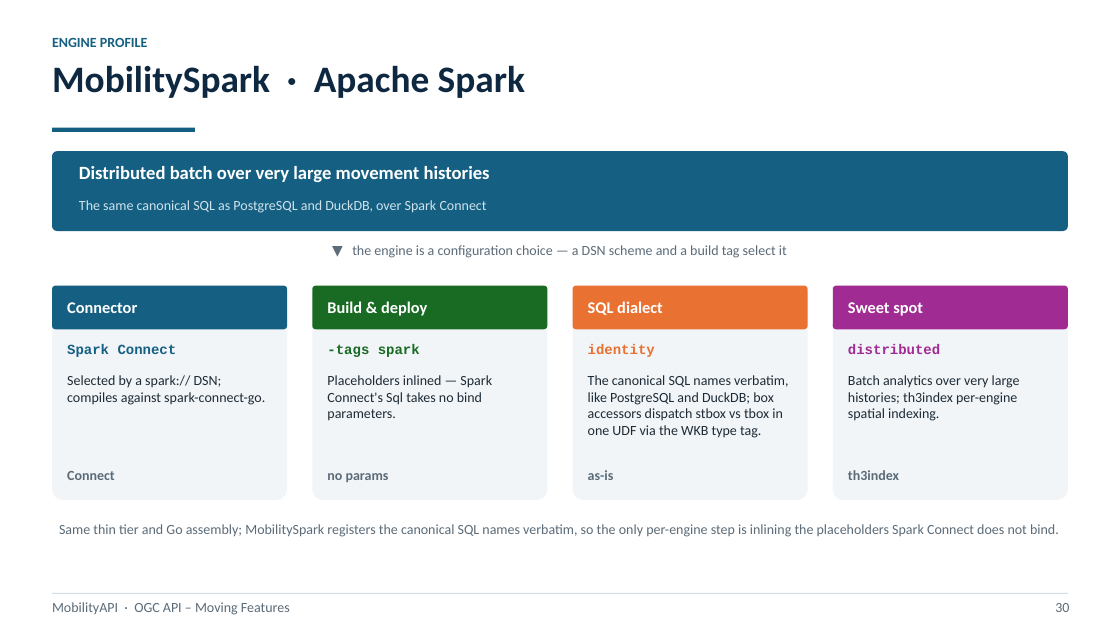
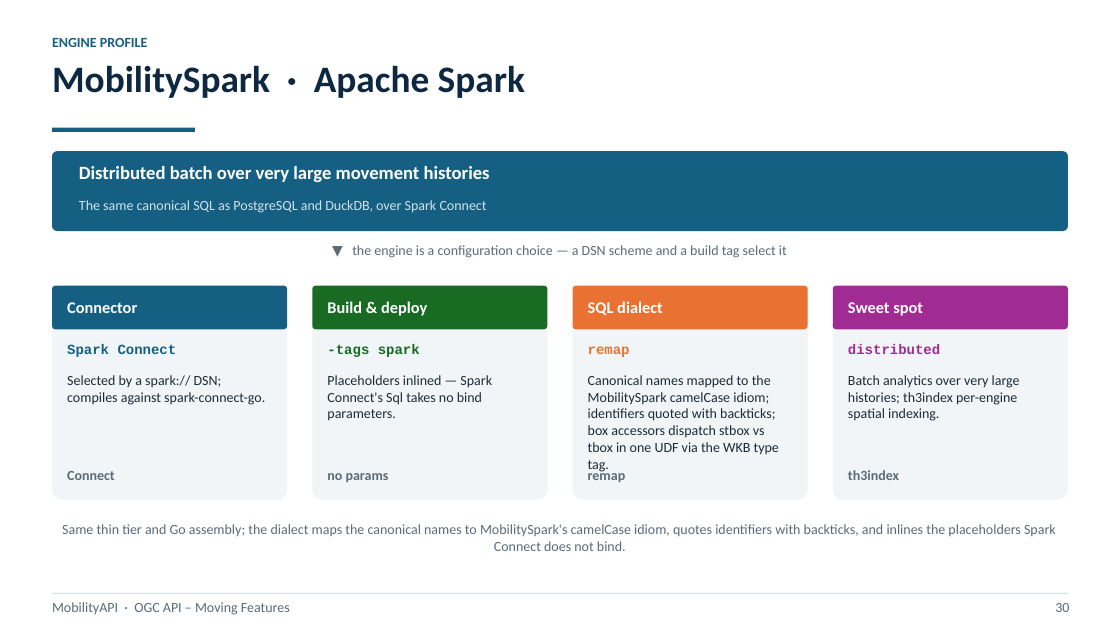
Before and after one commit to MobilityDB/MobilityAPI, a slide deck: slide 30 of MobilityAPI.pptx. Drawn at 1120x630 pixels with LibreOffice and Linux fonts; fonts in the diff are those of the drawing. Boxes give left, top, right and bottom in pixels: in the first picture for what was removed or moved away, otherwise in the second. Text is boxed around its words. In the diff, an @@ line names an element or a change of style, - is before the commit and + after.

Commit message:
Add the MobilitySpark benchmark and live Spark Connect serve to the deck
Add a MobilitySpark evidence slide: GET /collections served through the Go tier
over a Spark Connect server reading the staged ships collection, and the
BerlinMOD common-basis batch benchmark (th3index prefilter, no native indexes,
500 trips) — MobilityDB 243 s versus Spark 795 s, the H3 cell computed once in
the dataset and reused by every engine. Correct the MobilitySpark engine-profile
dialect to the camelCase remap with backtick identifier quoting and inlined
placeholders the Spark Connect backend applies.

```diff
--- a/MobilityAPI.pptx
+++ b/MobilityAPI.pptx
@@ text at <box>588,346,630,357</box>: text changed @@
-identity
+remap
@@ text at <box>588,375,779,455</box>: text changed @@
-The canonical SQL names verbatim, like PostgreSQL and DuckDB; box accessors dispatch stbox vs tbox in one UDF via the WKB type tag.
+Canonical names mapped to the MobilitySpark camelCase idiom; identifiers quoted with backticks; box accessors dispatch stbox vs tbox in one UDF via the WKB type tag.
@@ text at <box>588,468,626,482</box>: text changed @@
-as-is
+remap
@@ text at <box>62,524,1056,551</box>: text changed @@
-Same thin tier and Go assembly; MobilitySpark registers the canonical SQL names verbatim, so the only per-engine step is inlining the placeholders Spark Connect does not bind.
+Same thin tier and Go assembly; the dialect maps the canonical names to MobilitySpark's camelCase idiom, quotes identifiers with backticks, and inlines the placeholders Spark Connect does not bind.
```
Also in this commit, not shown: 1 slide added, 1 other file.
